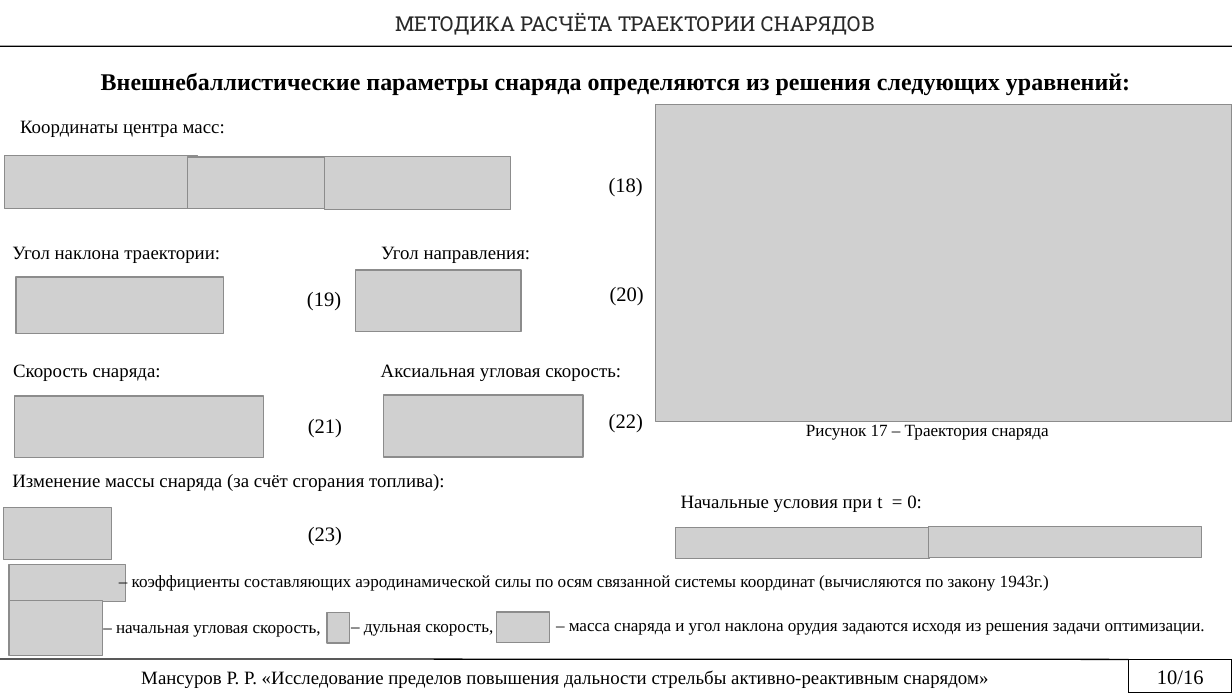
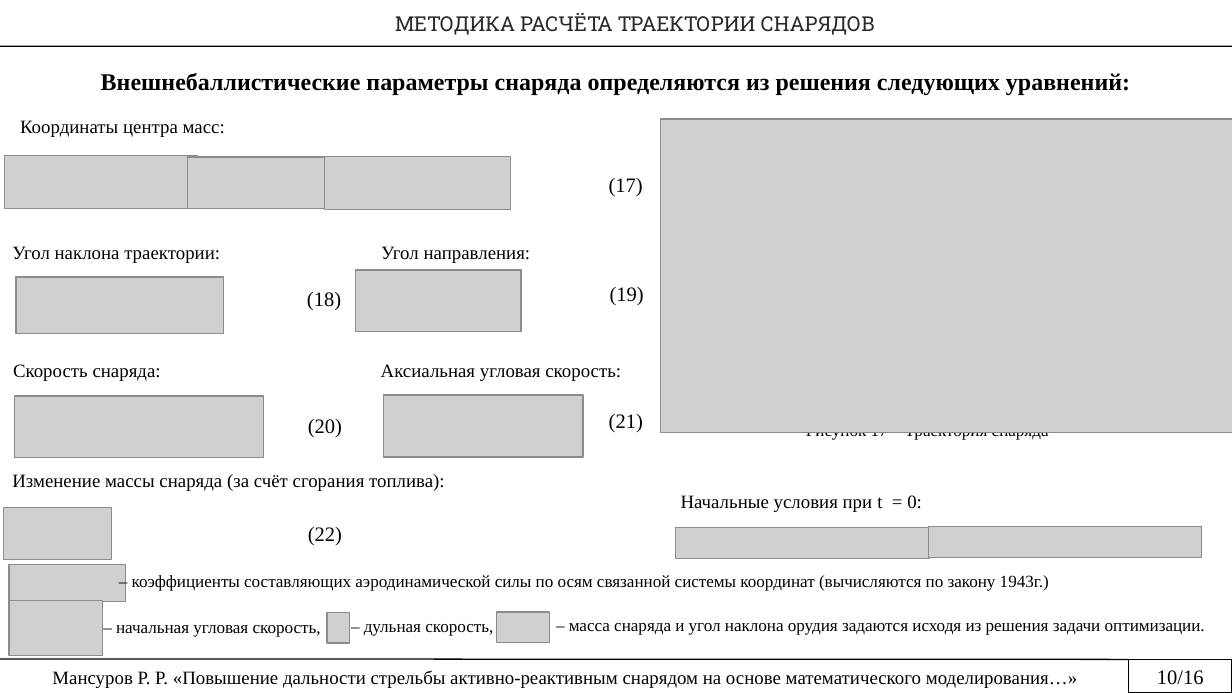
Before and after one commit to rustam-mansurov/cats, a slide deck: slide 10 of Мансуров Р.Р. — копия (2).pptx. Drawn at 1232x693 pixels with LibreOffice and Linux fonts; fonts in the diff are those of the drawing; grey boxes stand for pictures. Boxes give left, top, right and bottom in pixels: in the first picture for what was removed or moved away, otherwise in the second. Text is boxed around its words. In the diff, an @@ line names an element or a change of style, - is before the commit and + after.

```diff
--- a/Мансуров Р.Р. — копия (2).pptx
+++ b/Мансуров Р.Р. — копия (2).pptx
@@ picture resized from (x1=655, y1=105, x2=1232, y2=421) to (x1=660, y1=118, x2=1232, y2=432) @@
@@ text at (x1=609, y1=178, x2=643, y2=196): text changed @@
-(18)
+(17)
@@ text at (x1=307, y1=292, x2=341, y2=310): text changed @@
-(19)
+(18)
@@ text at (x1=610, y1=287, x2=644, y2=305): text changed @@
-(20)
+(19)
@@ text at (x1=308, y1=419, x2=342, y2=437): text changed @@
-(21)
+(20)
@@ text at (x1=609, y1=414, x2=643, y2=432): text changed @@
-(22)
+(21)
@@ text at (x1=308, y1=527, x2=342, y2=545): text changed @@
-(23)
+(22)
@@ text at (x1=52, y1=670, x2=1077, y2=688): text changed @@
-Мансуров Р. Р. «Исследование пределов повышения дальности стрельбы активно-реактивным снарядом»
+Мансуров Р. Р. «Повышение дальности стрельбы активно-реактивным снарядом на основе математического моделирования…»
```
Also in this commit, not shown: 15 other slides changed.
